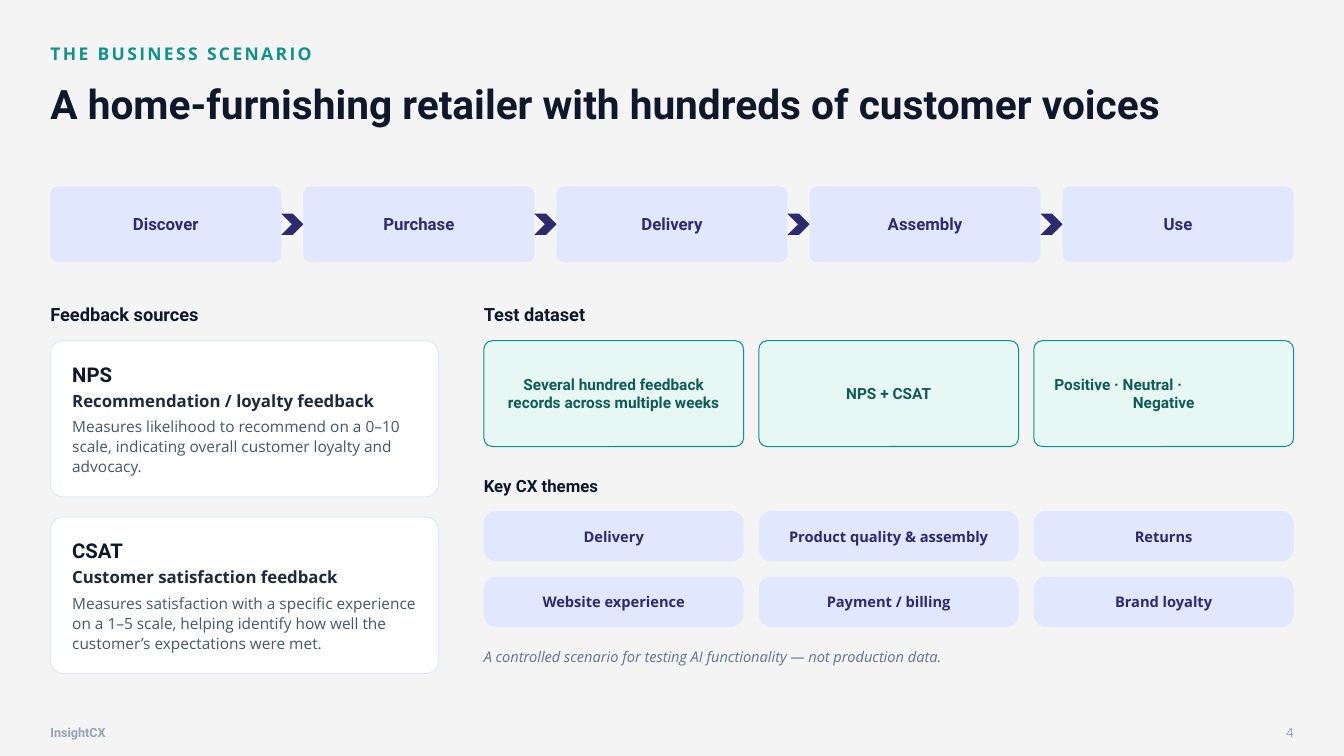
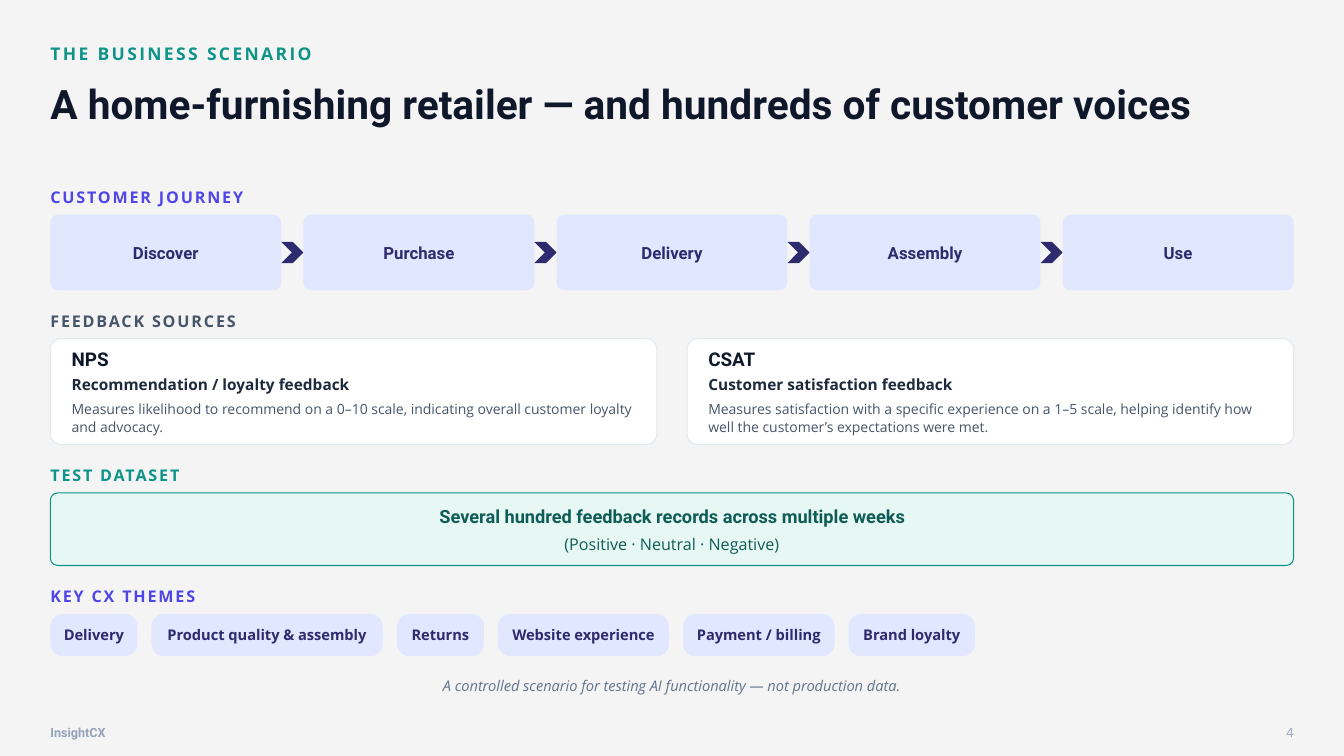
Before and after one commit to birgitt-thomsen/insight-cx, a slide deck: slide 4 of presentation/InsightCX_MVP.pptx. Drawn at 1344x756 pixels with LibreOffice and Linux fonts; fonts in the diff are those of the drawing. Boxes give left, top, right and bottom in pixels: in the first picture for what was removed or moved away, otherwise in the second. Text is boxed around its words. In the diff, an @@ line names an element or a change of style, - is before the commit and + after.

Commit message:
Updating MVP presentation slides

```diff
--- a/presentation/InsightCX_MVP.pptx
+++ b/presentation/InsightCX_MVP.pptx
@@ text at (50, 88, 1191, 128): text changed @@
-A home-furnishing retailer with hundreds of customer voices
+A home-furnishing retailer — and hundreds of customer voices
@@ 5 rounded rectangles, 4 chevrons: place and size @@
-5 rounded rectangles, 4 chevrons at (50, 187, 1294, 262)
+5 rounded rectangles, 4 chevrons at (50, 215, 1294, 290)
@@ text at (484, 307, 585, 321): text changed; size 13 to 11.5 pt; font Roboto to Open Sans; text colour #0F172A to #0D9488 @@
-Test dataset
+TEST DATASET
@@ rounded rectangle "NPS": place and size @@
-rounded rectangle "NPS" at (50, 341, 439, 497)
+rounded rectangle "NPS" at (50, 339, 657, 445)
@@ rounded rectangle "NPS" at (50, 339, 657, 445): size 14.5 to 13.5 pt in "NPS"; size 12 to 11 pt in "Recommendation / loyalty feedback"; size 11 to 10 pt in "Measures likelihood to recommend on a 0–10 ..."; proportions changed @@
@@ rounded rectangle "CSAT": place and size @@
-rounded rectangle "CSAT" at (50, 517, 439, 674)
+rounded rectangle "CSAT" at (688, 339, 1295, 445)
@@ rounded rectangle "CSAT" at (688, 339, 1295, 445): size 14.5 to 13.5 pt in "CSAT"; size 12 to 11 pt in "Customer satisfaction feedback"; size 11 to 10 pt in "Measures satisfaction with a specific experience on ..."; proportions changed @@
@@ rounded rectangle removed at (759, 341, 1019, 447) @@
-NPS + CSAT
@@ rounded rectangle removed at (1034, 341, 1295, 447) @@
-Positive · Neutral ·
-Negative
@@ text at (279, 378, 350, 390): text changed; size 13 to 11.5 pt; font Roboto to Open Sans; text colour #0F172A to #475569 @@
-Feedback sources
+FEEDBACK SOURCES
@@ text added at (708, 379, 783, 390), 11.5 pt, text #4F46E5, bold @@
+CUSTOMER JOURNEY
@@ proportions changed in 7 elements at (498, 614, 669, 656), (684, 614, 835, 656), (849, 614, 975, 656), (50, 614, 137, 656), (151, 614, 382, 656), (397, 614, 484, 656), (50, 493, 1294, 566) @@
@@ rounded rectangle "Several hundred feedback records across ...": place and size @@
-rounded rectangle "Several hundred feedback records across ..." at (484, 341, 744, 447)
+rounded rectangle "Several hundred feedback records across ..." at (50, 493, 1294, 566)
@@ text in rounded rectangle at (439, 509, 905, 527): size 11 to 13 pt in "Several hundred feedback records across multiple weeks" @@
@@ text in rounded rectangle at (564, 537, 780, 554): paragraph added @@
+(Positive · Neutral · Negative)
@@ text at (50, 590, 195, 602): text changed; size 12 to 11.5 pt; font Roboto to Open Sans; text colour #0F172A to #4F46E5 @@
-Key CX themes
+KEY CX THEMES
@@ rounded rectangle "Delivery": place and size @@
-rounded rectangle "Delivery" at (484, 511, 744, 562)
+rounded rectangle "Delivery" at (50, 614, 137, 656)
@@ rounded rectangle "Product quality & assembly": place and size @@
-rounded rectangle "Product quality & assembly" at (759, 511, 1019, 562)
+rounded rectangle "Product quality & assembly" at (151, 614, 382, 656)
@@ rounded rectangle "Returns": place and size @@
-rounded rectangle "Returns" at (1034, 511, 1295, 562)
+rounded rectangle "Returns" at (397, 614, 484, 656)
@@ rounded rectangle "Website experience": place and size @@
-rounded rectangle "Website experience" at (484, 577, 744, 627)
+rounded rectangle "Website experience" at (498, 614, 669, 656)
@@ rounded rectangle "Payment / billing": place and size @@
-rounded rectangle "Payment / billing" at (759, 577, 1019, 627)
+rounded rectangle "Payment / billing" at (684, 614, 835, 656)
@@ rounded rectangle "Brand loyalty": place and size @@
-rounded rectangle "Brand loyalty" at (1034, 577, 1295, 627)
+rounded rectangle "Brand loyalty" at (849, 614, 975, 656)
@@ text "A controlled scenario for testing ...": place and size @@
-text "A controlled scenario for testing ..." at (484, 651, 941, 666)
+text "A controlled scenario for testing ..." at (443, 680, 900, 695)
@@ text "A controlled scenario for testing ..." at (443, 680, 900, 695): alignment left to centre @@
```
Also in this commit, not shown: 8 other slides changed, 3 slides added, 3 slides removed, 1 other file.
